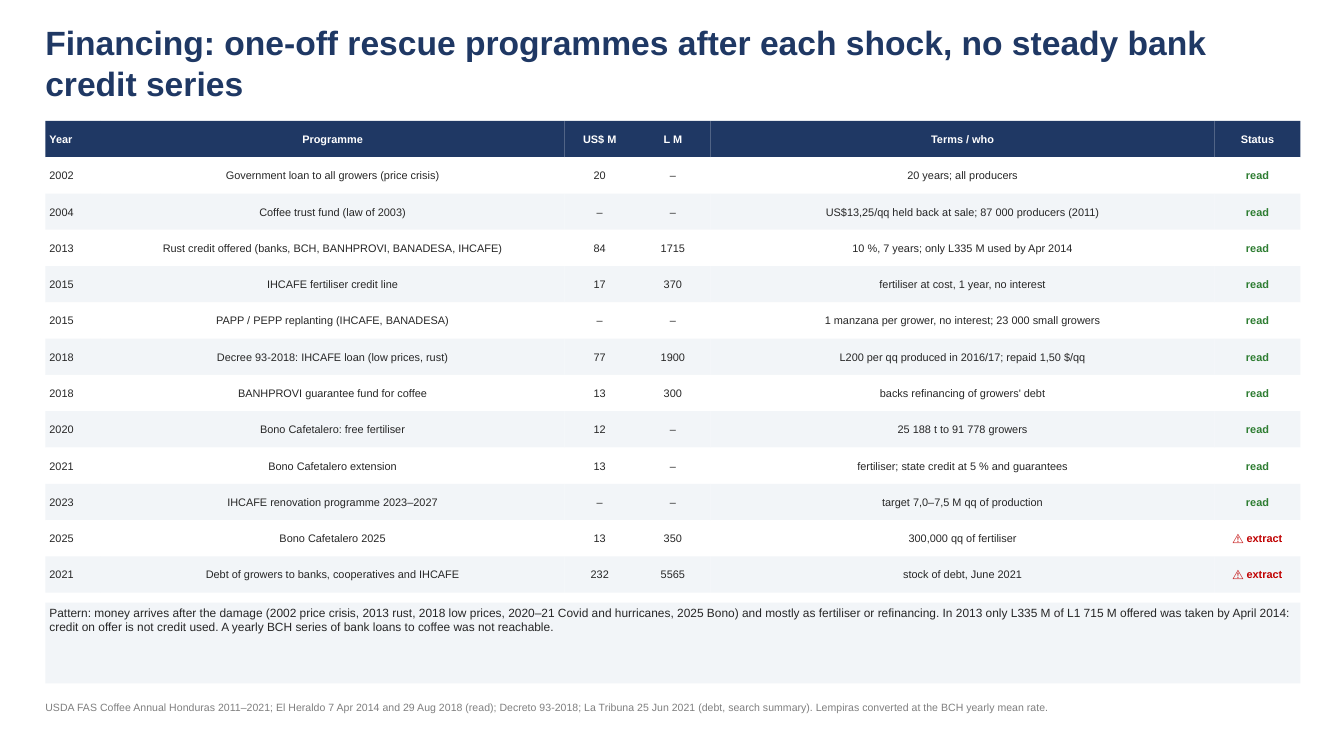
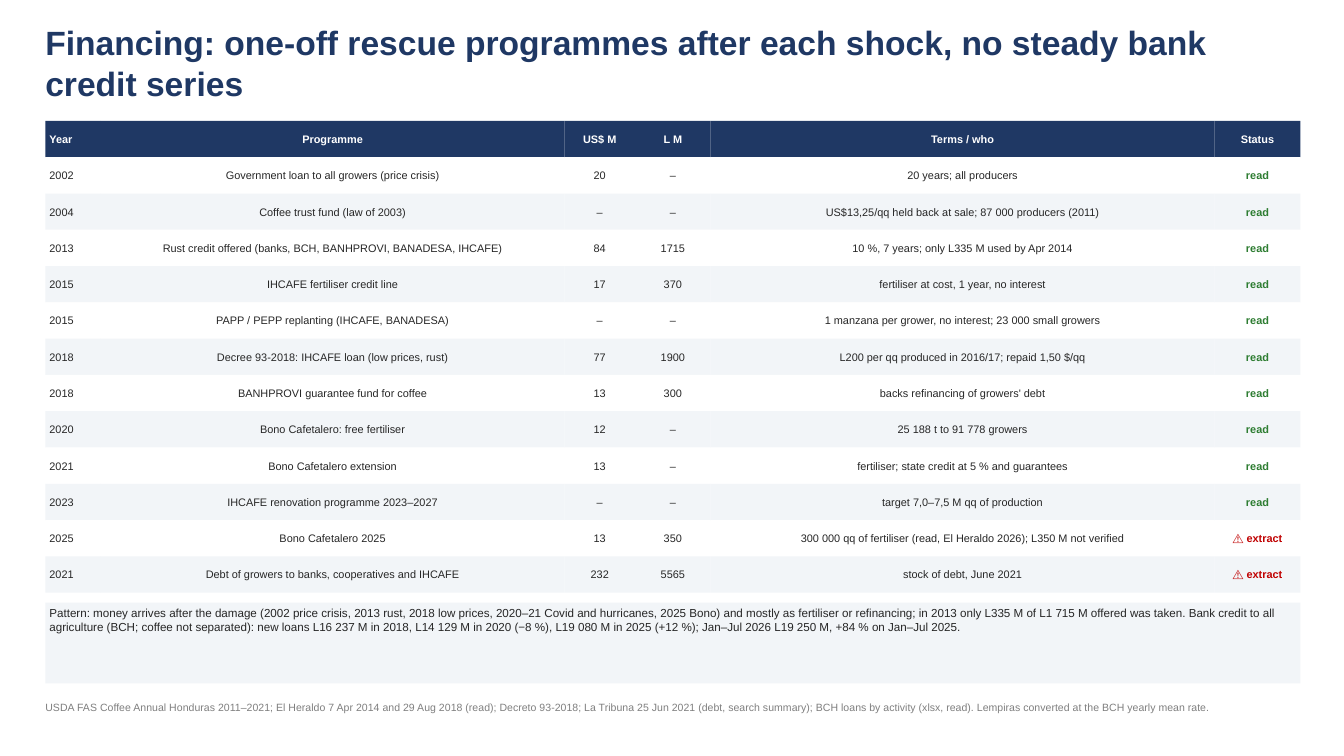
Before and after one commit to alissonkatymartinimoujawaz-hue/procafe, a slide deck: slide 4 of research/honduras/slides/Honduras_YoY_productivity_inputs_finance_fx.pptx. Drawn at 1344x756 pixels with LibreOffice and Linux fonts; fonts in the diff are those of the drawing. Boxes give left, top, right and bottom in pixels: in the first picture for what was removed or moved away, otherwise in the second. Text is boxed around its words. In the diff, an @@ line names an element or a change of style, - is before the commit and + after.

```diff
--- a/research/honduras/slides/Honduras_YoY_productivity_inputs_finance_fx.pptx
+++ b/research/honduras/slides/Honduras_YoY_productivity_inputs_finance_fx.pptx
@@ text in rectangle at (801,534,1124,544): text changed @@
-300,000 qq of fertiliser
+300 000 qq of fertiliser (read, El Heraldo 2026); L350 M not verified
@@ text in rectangle at (49,608,1275,634): text changed; size 8.5 to 8.3 pt @@
-Pattern: money arrives after the damage (2002 price crisis, 2013 rust, 2018 low prices, 2020–21 Covid and hurricanes, 2025 Bono) and mostly as fertiliser or refinancing. In 2013 only L335 M of L1 715 M offered was taken by April 2014: credit on offer is not credit used. A yearly BCH series of bank loans to coffee was not reachable.
+Pattern: money arrives after the damage (2002 price crisis, 2013 rust, 2018 low prices, 2020–21 Covid and hurricanes, 2025 Bono) and mostly as fertiliser or refinancing; in 2013 only L335 M of L1 715 M offered was taken. Bank credit to all agriculture (BCH; coffee not separated): new loans L16 237 M in 2018, L14 129 M in 2020 (−8 %), L19 080 M in 2025 (+12 %); Jan–Jul 2026 L19 250 M, +84 % on Jan–Jul 2025.
@@ text at (45,703,1209,713): text changed @@
-USDA FAS Coffee Annual Honduras 2011–2021; El Heraldo 7 Apr 2014 and 29 Aug 2018 (read); Decreto 93-2018; La Tribuna 25 Jun 2021 (debt, search summary). Lempiras converted at the BCH yearly mean rate.
+USDA FAS Coffee Annual Honduras 2011–2021; El Heraldo 7 Apr 2014 and 29 Aug 2018 (read); Decreto 93-2018; La Tribuna 25 Jun 2021 (debt, search summary); BCH loans by activity (xlsx, read). Lempiras converted at the BCH yearly mean rate.
```
Also in this commit, not shown: 5 other files.
